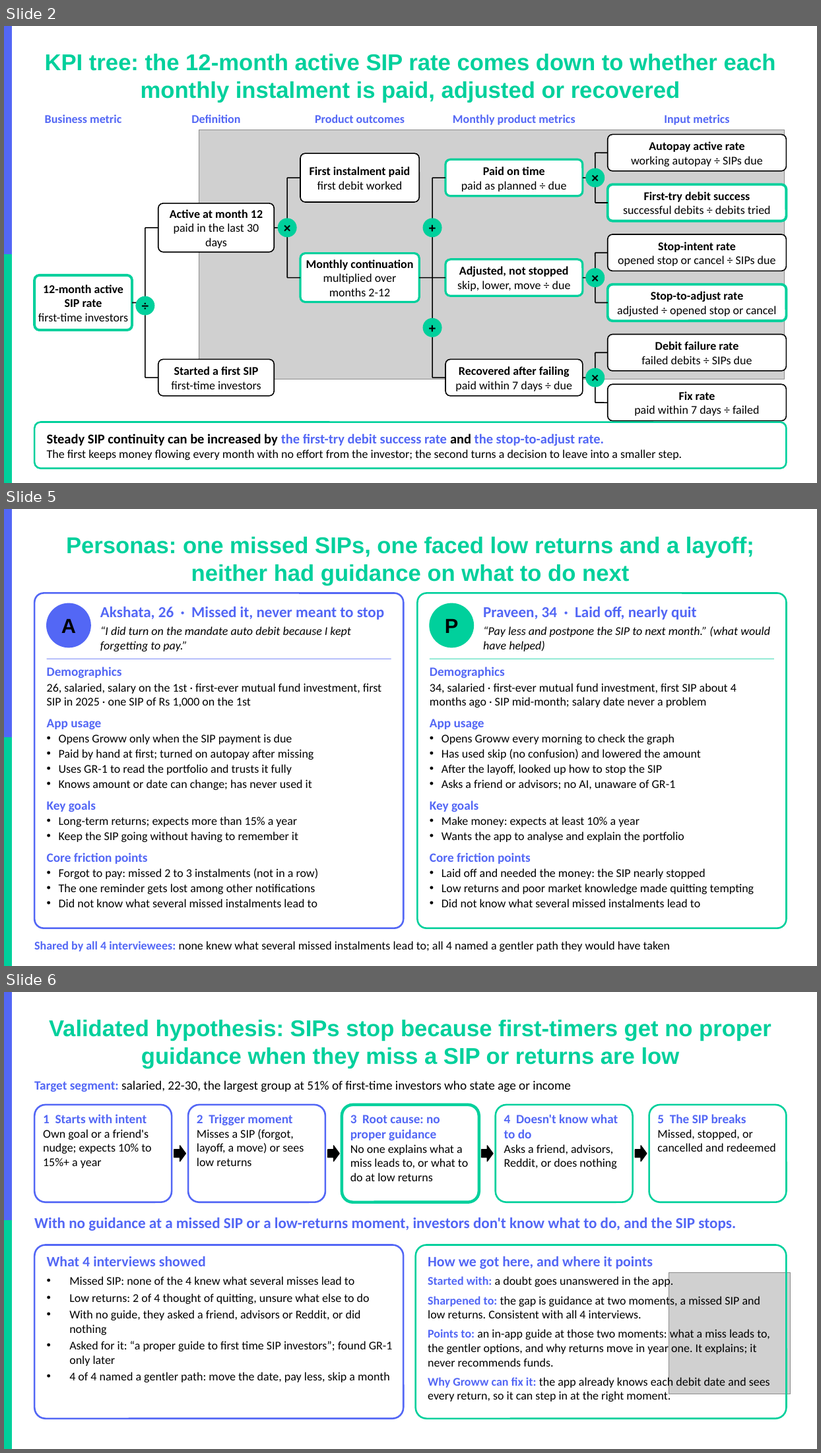
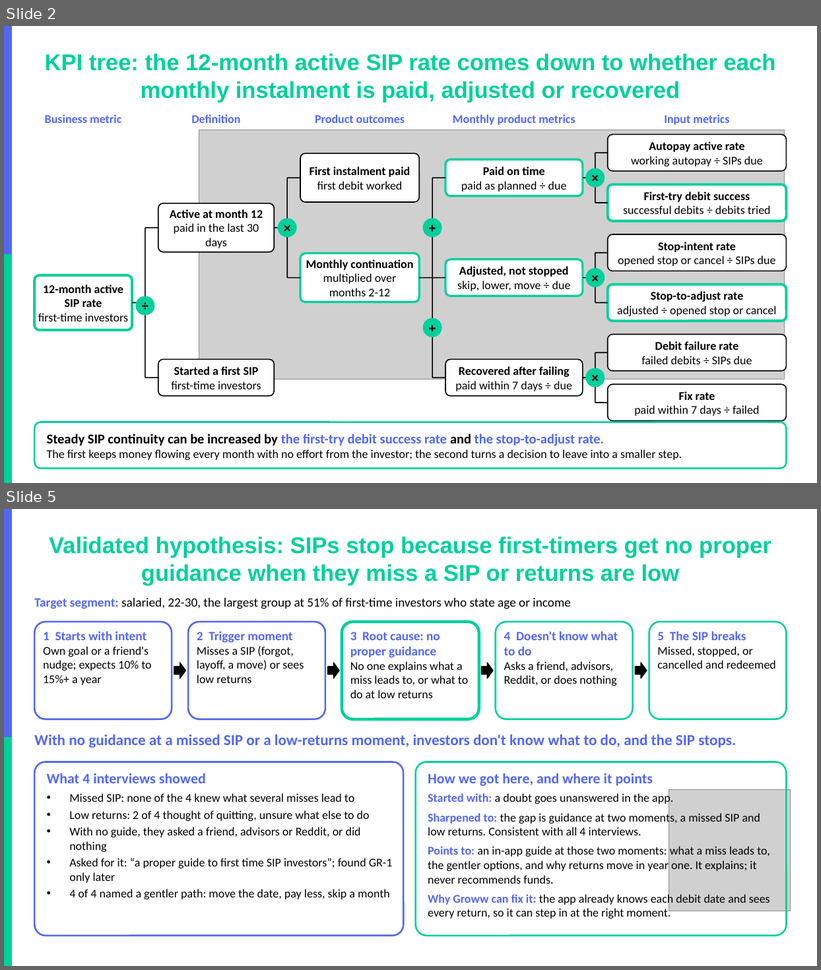
Before and after one commit to akarshita711/NEXTLEAP_GRAD_PROJECT_groww_SIP_research, a slide deck: deck/NL_Groww.pptx. Shown one above the other, each under a label of ours: slides 2, 5 and 6 before the commit, slides 2 and 5 after it; the slides between them are not shown. The pictures are 821x1453 and 821x970 pixels, drawn with LibreOffice and Linux fonts; fonts in the diff are those of the drawing; grey boxes stand for pictures; background and template pictures are left out. Boxes give left, top, right and bottom in pixels: in the first picture for what was removed or moved away, otherwise in the second. Text is boxed around its words. In the diff, an @@ line names an element or a change of style, - is before the commit and + after.

```diff
--- a/deck/NL_Groww.pptx
+++ b/deck/NL_Groww.pptx
@@ slide 5 removed at [4,509,817,966], background #FFFFFF; not listed: 2 template elements that a slide beside it also shows @@
@@ title removed at [66,537,754,586] @@
-Personas: one missed SIPs, one faced low returns and a layoff; neither had guidance on what to do next
@@ rounded rectangle removed at [34,593,403,929] @@
@@ ellipse removed at [47,603,90,648] @@
@@ text removed at [100,607,385,620] @@
-Akshata, 26 · Missed it, never meant to stop
@@ rounded rectangle removed at [418,593,787,929] @@
@@ ellipse removed at [430,603,474,648] @@
@@ text removed at [483,607,696,620] @@
-Praveen, 34 · Laid off, nearly quit
@@ text removed at [61,619,76,633] @@
-A
@@ text removed at [100,626,350,652] @@
-“I did turn on the mandate auto debit because I kept forgetting to pay.”
@@ text removed at [445,619,459,633] @@
-P
@@ text removed at [483,626,770,652] @@
-“Pay less and postpone the SIP to next month.” (what would have helped)
@@ line removed from (47, 659) to (391, 659) @@
@@ text removed at [47,667,382,908] @@
-Demographics
-26, salaried, salary on the 1st · first-ever mutual fund investment, first SIP in 2025 · one SIP of Rs 1,000 on the 1st
-App usage
-• Opens Groww only when the SIP payment is due
-• Paid by hand at first; turned on autopay after missing
-• Uses GR-1 to read the portfolio and trusts it fully
-• Knows amount or date can change; has never used it
-Key goals
-• Long-term returns; expects more than 15% a year
-• Keep the SIP going without having to remember it
-Core friction points
-• Forgot to pay: missed 2 to 3 instalments (not in a row)
-• The one reminder gets lost among other notifications
-• Did not know what several missed instalments lead to
@@ line removed from (430, 659) to (774, 659) @@
@@ text removed at [430,667,754,908] @@
-Demographics
-34, salaried · first-ever mutual fund investment, first SIP about 4 months ago · SIP mid-month; salary date never a problem
-App usage
-• Opens Groww every morning to check the graph
-• Has used skip (no confusion) and lowered the amount
-• After the layoff, looked up how to stop the SIP
-• Asks a friend or advisors; no AI, unaware of GR-1
-Key goals
-• Make money: expects at least 10% a year
-• Wants the app to analyse and explain the portfolio
-Core friction points
-• Laid off and needed the money: the SIP nearly stopped
-• Low returns and poor market knowledge made quitting tempting
-• Did not know what several missed instalments lead to
@@ text removed at [34,941,670,952] @@
-Shared by all 4 interviewees: none knew what several missed instalments lead to; all 4 named a gentler path they would have taken
@@ what was slide 6 is now slide 5 @@
```
Also in this commit, not shown: 3 slides changed, 4 slides added, 3 other slides removed, 11 other files.
